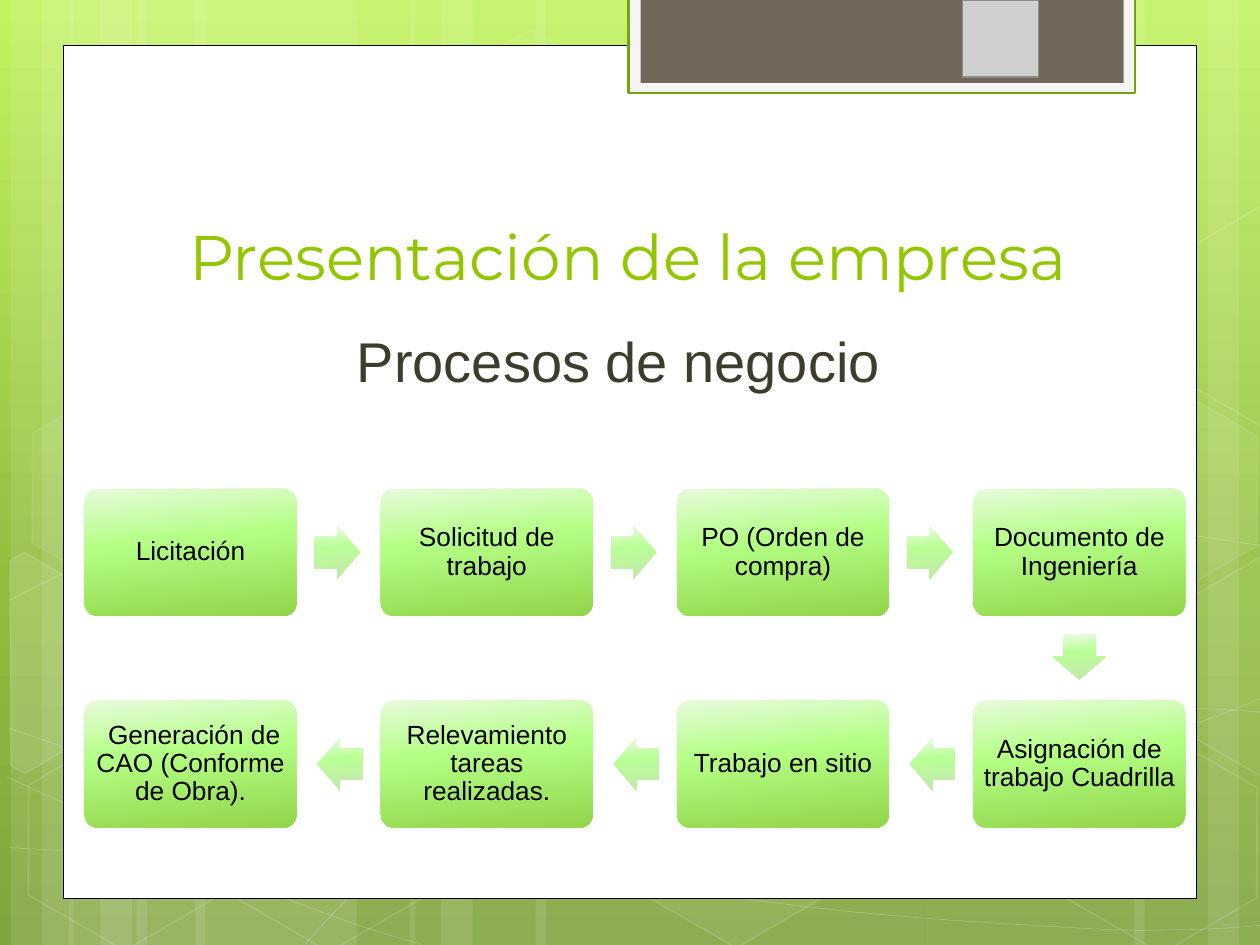
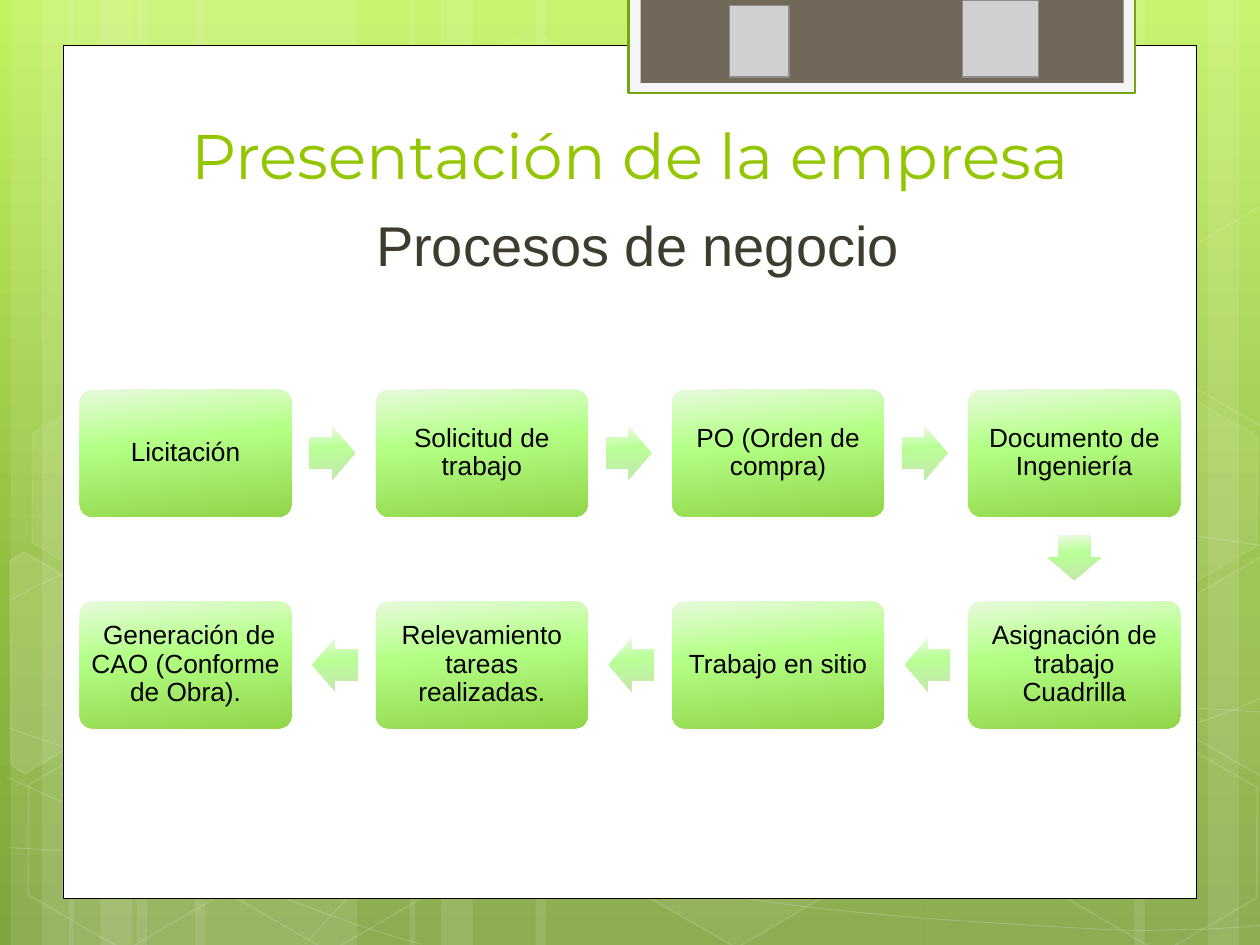
Before and after one commit to ptissera/habilitacion-profesional-2012-4k4, a slide deck: slide 9 of Documentacion/Informe Preliminar/Presentacion Informe Preliminar.pptx (slide 10 before the commit). Drawn at 1260x945 pixels with LibreOffice and Linux fonts; fonts in the diff are those of the drawing; grey boxes stand for pictures. Boxes give left, top, right and bottom in pixels: in the first picture for what was removed or moved away, otherwise in the second. Text is boxed around its words. In the diff, an @@ line names an element or a change of style, - is before the commit and + after.

```diff
--- a/Documentacion/Informe Preliminar/Presentacion Informe Preliminar.pptx
+++ b/Documentacion/Informe Preliminar/Presentacion Informe Preliminar.pptx
@@ picture added at [730, 5, 790, 77] @@
@@ text "Presentación de la empresa": place and size @@
-text "Presentación de la empresa" at [189, 233, 1066, 293]
+text "Presentación de la empresa" at [191, 132, 1068, 192]
@@ text "Procesos de negocio": place and size @@
-text "Procesos de negocio" at [357, 341, 879, 393]
+text "Procesos de negocio" at [376, 225, 899, 277]
@@ text "Licitación": place and size @@
-text "Licitación" at [136, 540, 245, 561]
+text "Licitación" at [131, 441, 240, 462]
@@ text "Solicitud de trabajo": place and size @@
-text "Solicitud de trabajo" at [419, 527, 554, 580]
+text "Solicitud de trabajo" at [414, 428, 549, 481]
@@ text "PO (Orden de compra)": place and size @@
-text "PO (Orden de compra)" at [701, 527, 864, 580]
+text "PO (Orden de compra)" at [696, 428, 859, 481]
@@ text "Documento de Ingeniería": place and size @@
-text "Documento de Ingeniería" at [994, 527, 1164, 580]
+text "Documento de Ingeniería" at [989, 428, 1159, 481]
@@ 8 rounded rectangles, 7 right arrows: place and size @@
-8 rounded rectangles, 7 right arrows at [84, 489, 1186, 828]
+8 rounded rectangles, 7 right arrows at [79, 389, 1181, 728]
@@ text "Generación de CAO (Conforme de ...": place and size @@
-text "Generación de CAO (Conforme de ..." at [96, 724, 285, 806]
+text "Generación de CAO (Conforme de ..." at [91, 624, 280, 707]
@@ text "Relevamiento tareas realizadas.": place and size @@
-text "Relevamiento tareas realizadas." at [407, 722, 567, 801]
+text "Relevamiento tareas realizadas." at [402, 623, 562, 702]
@@ text "Trabajo en sitio": place and size @@
-text "Trabajo en sitio" at [694, 753, 872, 778]
+text "Trabajo en sitio" at [689, 654, 868, 679]
@@ text "Asignación de trabajo Cuadrilla" rewrapped from [984, 738, 1174, 792] to [992, 624, 1156, 702] @@
```
Also in this commit, not shown: 14 other slides changed, 3 slides added, 4 slides removed.
